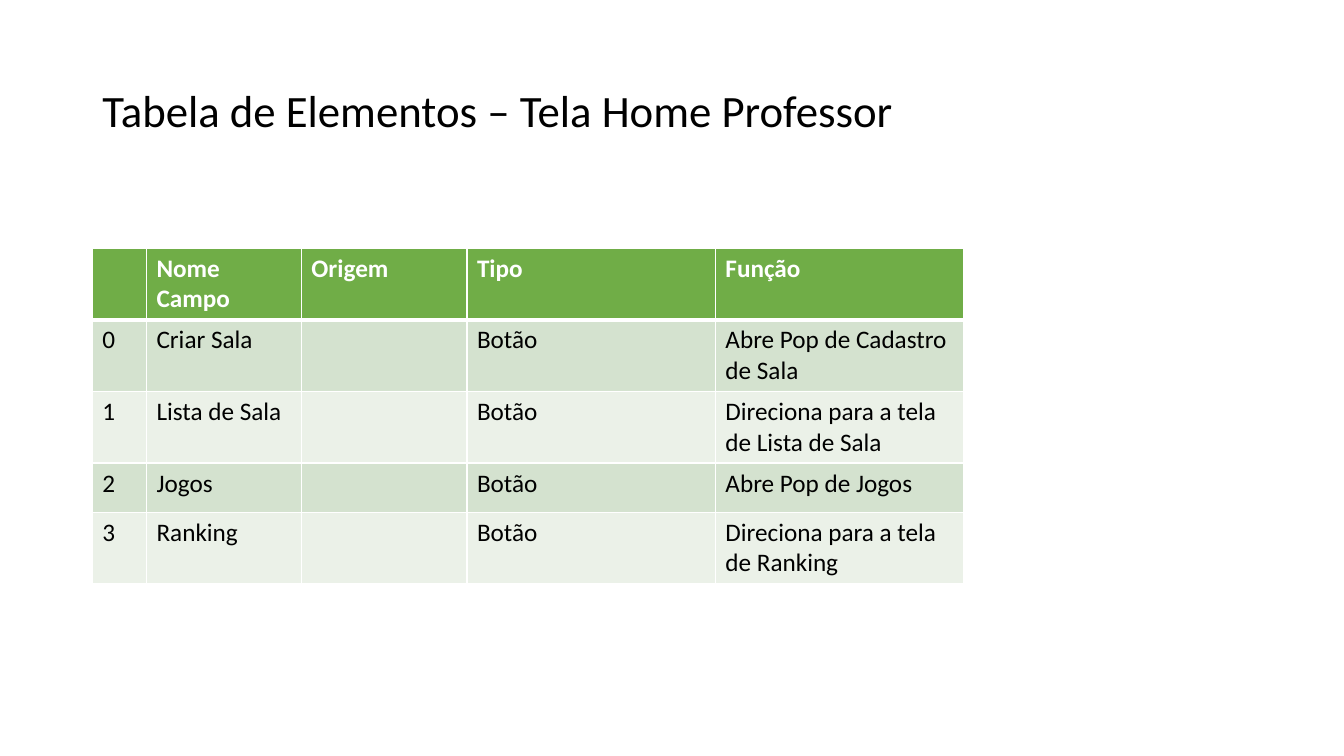
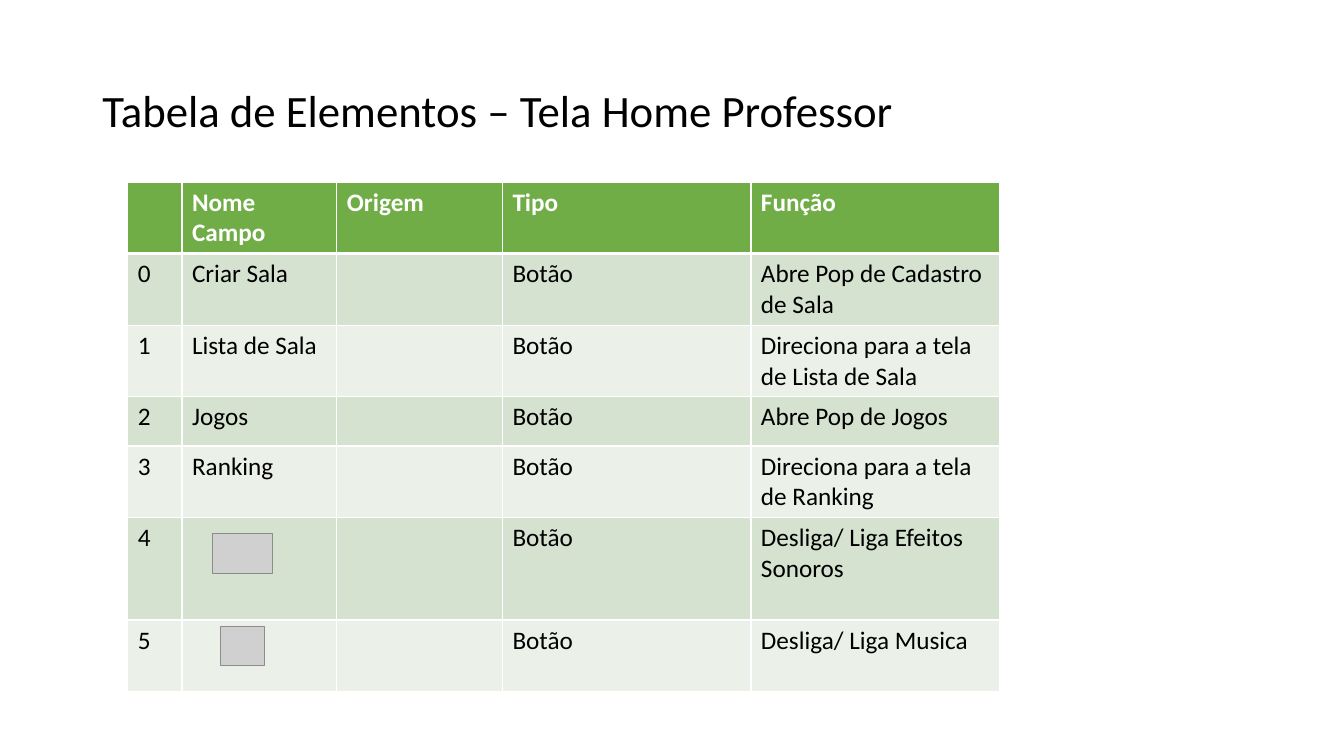
Before and after one commit to NathanReis/FTT-Recicla, a slide deck: slide 12 of DocumentacaoProjeto/Protótipo_Visual.pptx. Drawn at 1344x756 pixels with LibreOffice and Linux fonts; fonts in the diff are those of the drawing; grey boxes stand for pictures. Boxes give left, top, right and bottom in pixels: in the first picture for what was removed or moved away, otherwise in the second. Text is boxed around its words. In the diff, an @@ line names an element or a change of style, - is before the commit and + after.

Commit message:
adição das configurações nas telas e nas tabelas

```diff
--- a/DocumentacaoProjeto/Protótipo_Visual.pptx
+++ b/DocumentacaoProjeto/Protótipo_Visual.pptx
@@ table at [128,182,999,686] @@
+row 6: 4 |  |  | Botão | Desliga/ Liga Efeitos Sonoros
+row 7: 5 |  |  | Botão | Desliga/ Liga Musica
@@ table: place and size @@
-table at [93,248,964,580]
+table at [128,182,999,686]
@@ picture added at [213,533,273,573] @@
@@ picture added at [221,627,264,666] @@
```
Also in this commit, not shown: 5 other slides changed.
